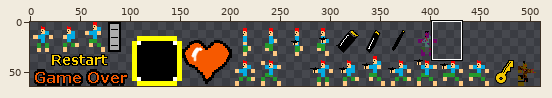
Edited in one commit: sprite sheet (FosfrinhoGame-android/assets/data/textures.png). Above: a wide view before the commit, with the close-up outlined.
Close-up. The starting point:
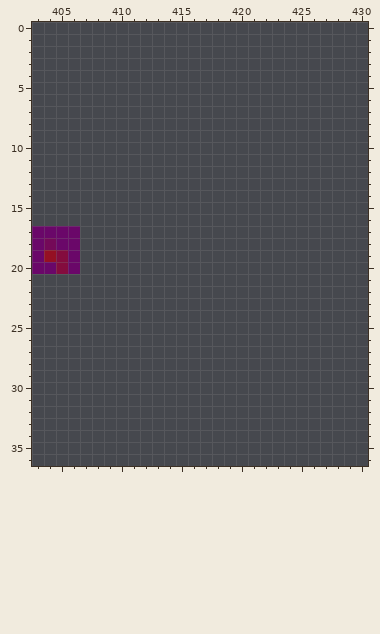
The file is 512x64 pixels. Pixels under 10% opacity are left out. Colours within 5 levels of each other are drawn and written as one. Shown: x 403..430, y 0..36. The wide view leaves out empty margins.
Now the later version:
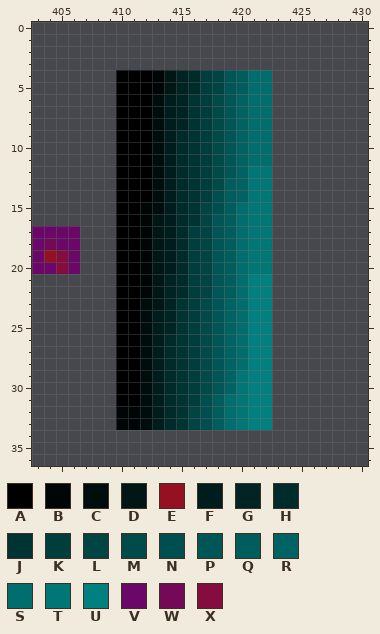
Palette (. is transparent): A #000000  B #000605  C #000d0d  D #001716  E #951023  F #001d1d  G #002424  H #002b2b  J #003333  K #003e3e  L #004444  M #004a4a  N #004f50  P #005656  Q #005d5d  R #006363  S #006e6e  T #007777  U #008080  V #6a0769  W #740958  X #840c3e
Changes in this commit:
@@ x 408..424 @@
  3 .................
- 4 .................
- 5 .................
- 6 .................
- 7 .................
- 8 .................
- 9 .................
-10 .................
-11 .................
-12 .................
-13 .................
-14 .................
-15 .................
-16 .................
-17 .................
-18 .................
-19 .................
-20 .................
-21 .................
-22 .................
-23 .................
-24 .................
-25 .................
-26 .................
-27 .................
-28 .................
-29 .................
-30 .................
-31 .................
-32 .................
-33 .................
+ 4 ..AAABDGHKLPQSS..
+ 5 ..AAABDGHKLPQSS..
+ 6 ..AAACFGJKMPRSS..
+ 7 ..AAACFGJKMPRSS..
+ 8 ..AAACFGJKMPRSS..
+ 9 ..AAACFHJKMPRSS..
+10 ..AAACFHJKMPRSS..
+11 ..AAACFHJKMPRSS..
+12 ..AAACFHJKMPRTT..
+13 ..AAACFHJKMQRTT..
+14 ..AAACFHJKNQRTT..
+15 ..AABCFHJLNQSTT..
+16 ..AABDFHJLPQSTT..
+17 ..AABDFHKLPQSTT..
+18 ..AABDFHKLPQSTT..
+19 ..AABDFHKLPQSTT..
+20 ..AABDFHKLPQSTT..
+21 ..AABDGHKLPQSUU..
+22 ..AABDGHKLPQSUU..
+23 ..AACDGJKMPRSUU..
+24 ..AACFGJKMPRSUU..
+25 ..AACFGJKMPRSUU..
+26 ..AACFHJKMPRSUU..
+27 ..AACFHJKMPRSUU..
+28 ..AACFHJKMPRSUU..
+29 ..AACFHJKMPRTUU..
+30 ..AACFHJKMPRTUU..
+31 ..AACFHJKNQSTUU..
+32 ..BBCFHJLNQSTUU..
+33 ..BBCFHJLNQSTUU..
 34 .................
Where, in picture pixels (left, top, right, bottom), the same in both close-ups:
added: (116, 70, 272, 430)
